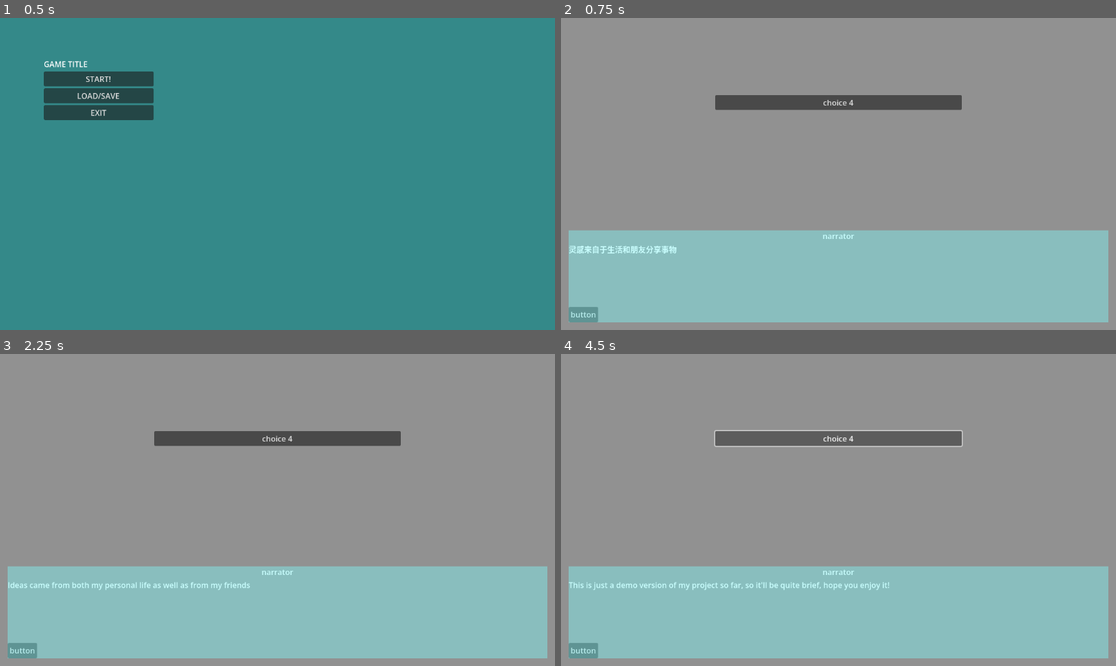
Above: before the commit, frames 1-4 (two rows, left to right).
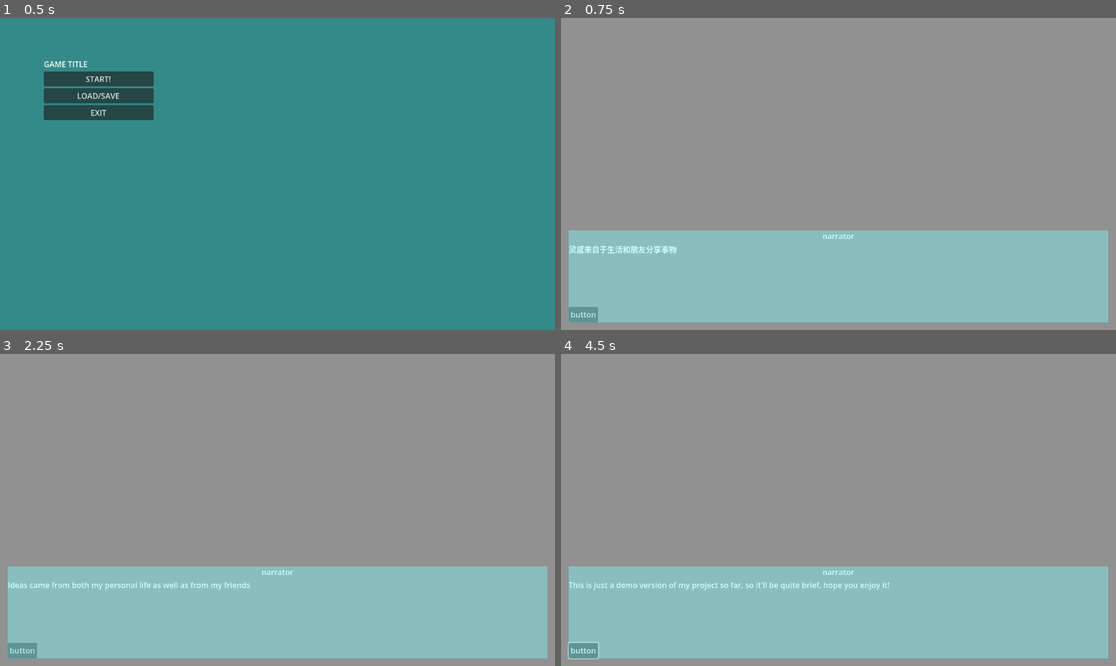
Above: after the commit, the same moments.

Repository: 2192375d/some-visual-novel
Game: Godot game, scene res://game/main_menu/main_menu.tscn
Two runs of this game, one before a commit and one after it. Both use one fixed random seed, a clock stepped at 60 frames per second and the inputs below.
Inputs (mouse positions are in pixels of both pictures, inside the frame that each line leads up to):
- Up to frame 1 (0.5 s): no input
- Up to frame 2 (0.75 s): click "START!" at 0.5 s
- Up to frame 3 (2.25 s): click (277, 438) at 1.25 s, where only the run before the commit has a clickable "choice 4"; click "button" at 2 s
- Up to frame 4 (4.5 s): tap Enter at 2.75, 4.25, 4.35 s; move the mouse to (838, 612) at 2.77 s; hold Right 2.78-3.53 s; tap Tab at 2.85 s; click (838, 612) at 2.92 s; tap Space at 3.02, 3.5, 3.77 s; move the mouse to (727, 525) at 3.52 s; hold Down 3.53-4.28 s; tap Backspace at 3.6 s; move the mouse to (894, 441) at 4.27 s; hold Right from 4.28 s (still down)

Frame 1 is identical in both runs. In frame 2, 2.1% of the frame differs, in the area x 27-73%, y 24-30%; in frame 3, 2.1%; in frame 4, 2.5%, in the area x 1-73%, y 24-98%.

Commit message:
fixed bugs

Diff:
--- a/autoloads/enums/story_enum.gd
+++ b/autoloads/enums/story_enum.gd
@@ -3,7 +3,7 @@
 enum Enum {
 	NONE = -99,
 
-	STORY_0_0 = 10,
-	STORY_0_1 = 11,
-	STORY_0_2 = 12,
+	INTRO = 10,
+	STORY_0_0 = 11,
+	STORY_0_5 = 12,
 }
--- a/autoloads/story_DB.gd
+++ b/autoloads/story_DB.gd
@@ -4,9 +4,9 @@
 extends Node
 
 var story_id_dictionary: Dictionary[StoryEnum.Enum, StringName] = {
-	StoryEnum.Enum.STORY_0_0: &"uid://c8foe8rikwabc",
-	StoryEnum.Enum.STORY_0_1: &"uid://c1x06qplhjlai",
-	StoryEnum.Enum.STORY_0_2: &"uid://rkuf5ext45pr",
+	StoryEnum.Enum.INTRO: &"uid://c8foe8rikwabc",
+	StoryEnum.Enum.STORY_0_0: &"uid://c1x06qplhjlai",
+	StoryEnum.Enum.STORY_0_5: &"uid://rkuf5ext45pr",
 }
 
 func get_story_id(story_enum: StoryEnum.Enum) -> StringName:
--- a/game/game/game.tscn
+++ b/game/game/game.tscn
@@ -94,7 +94,7 @@
 grow_vertical = 2
 theme_override_constants/separation = 16
 script = ExtResource("3_7dndb")
-buttons = [NodePath("Button1"), NodePath("Button2"), NodePath("Button3")]
+buttons = [NodePath("Button1"), NodePath("Button2"), NodePath("Button3"), NodePath("Button4")]
 metadata/_custom_type_script = "uid://bq2fnpig4buuw"
 
 [node name="Button1" type="Button" parent="ChoiceBox" unique_id=934305235]
--- a/game/game/game_components/choice_box.gd
+++ b/game/game/game_components/choice_box.gd
@@ -11,7 +11,12 @@
 func _ready() -> void:
 	for i in range(buttons.size()):
 		buttons[i].hide()
-		buttons[i].pressed.connect(func(): choice_click.emit(i))
+		buttons[i].pressed.connect(
+		func():
+			choice_click.emit(i)
+			for j in range(buttons.size()):
+				buttons[j].hide()
+		)
 
 func display_choice_box(choice_messages: Array[String]) -> void:
 	assert(choice_messages.size() <= buttons.size())
--- a/project.godot
+++ b/project.godot
@@ -1,16 +1,8 @@
-; Engine configuration file.
-; It's best edited using the editor UI and not directly,
-; since the parameters that go here are not all obvious.
-;
-; Format:
-;   [section] ; section goes between []
-;   param=value ; assign values to parameters
-
 config_version=5
 
 [application]
 
-config/name="Some Visual Novel (again)"
+config/name="Some Visual Novel"
 run/main_scene="uid://qc2yi6n1djk7"
 config/features=PackedStringArray("4.6", "Forward Plus")
 config/icon="res://icon.svg"
--- a/stories/block/choice_block/choice_block.gd
+++ b/stories/block/choice_block/choice_block.gd
@@ -15,5 +15,8 @@
 	var choice_index: int = await choice_box.choice_click
 	var target_choice: Choice = choices[choice_index]
 
-	game.get_game_state().set_story_index(target_choice.get_target_index1(),
+	var game_state: GameState = game.get_game_state()
+	game_state.set_story_index(target_choice.get_target_index1(),
 										  target_choice.get_target_index2())
+
+	block_complete.emit()
--- a/stories/stories/story_0_2.tres
+++ b/stories/stories/story_0_2.tres
@@ -4,6 +4,7 @@
 [ext_resource type="Script" uid="uid://daei7gkd11adi" path="res://stories/storyline.gd" id="2_si8l5"]
 [ext_resource type="Script" uid="uid://c1f4jfca78fdp" path="res://stories/block/block.gd" id="3_k6jck"]
 [ext_resource type="Script" uid="uid://dya03bwq83i4q" path="res://stories/block/dialogue_block.gd" id="4_1x1yy"]
+[ext_resource type="Script" uid="uid://b8q4fuillai1a" path="res://stories/block/end_block.gd" id="5_si8l5"]
 
 [sub_resource type="Resource" id="Resource_y2taw"]
 script = ExtResource("4_1x1yy")
@@ -115,9 +116,13 @@
 content = "She read her book, and you sat behind your block tower. For whatever reason, her silent presence felt comforting "
 metadata/_custom_type_script = "uid://dya03bwq83i4q"
 
+[sub_resource type="Resource" id="Resource_k6jck"]
+script = ExtResource("5_si8l5")
+metadata/_custom_type_script = "uid://b8q4fuillai1a"
+
 [sub_resource type="Resource" id="Resource_7n0c7"]
 script = ExtResource("2_si8l5")
-blocks = Array[ExtResource("3_k6jck")]([SubResource("Resourc …(589 unchanged characters)… e_xlfgp"), SubResource("Resource_bnkcn")])
+blocks = Array[ExtResource("3_k6jck")]([SubResource("Resourc …(589 unchanged characters)… e_xlfgp"), SubResource("Resource_bnkcn"), SubResource("Resource_k6jck")])
 metadata/_custom_type_script = "uid://daei7gkd11adi"
 
 [resource]
Renamed: stories/stories/story_0_0.tres -> stories/stories/intro.tres
Not shown, added: others/Demostory.html
